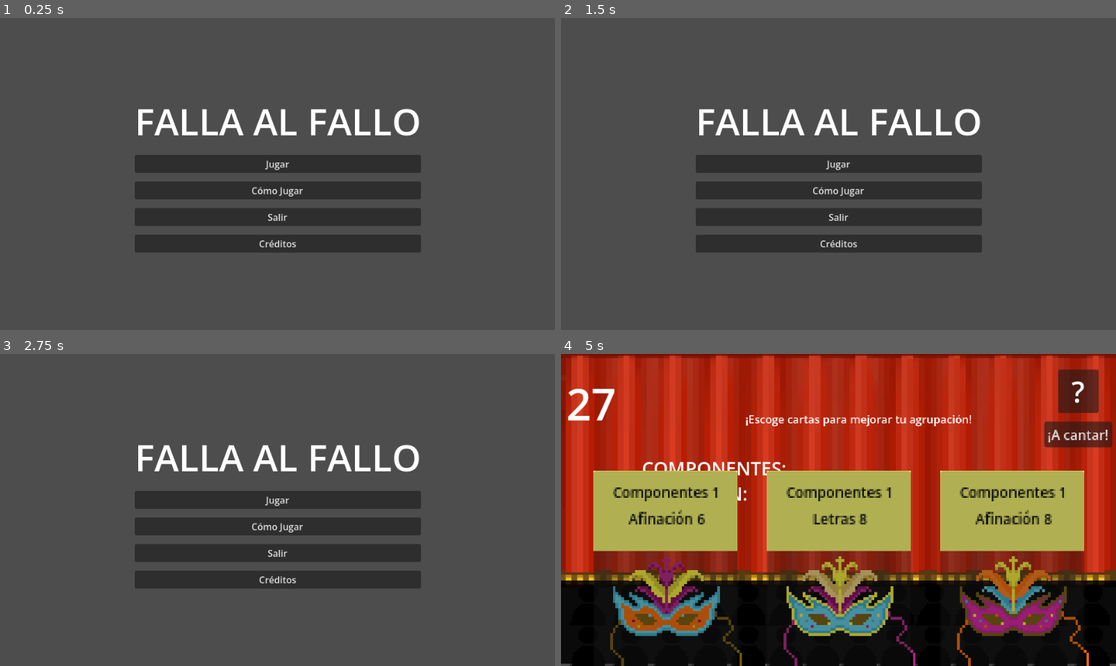
Above: before the commit, frames 1-4 (two rows, left to right).
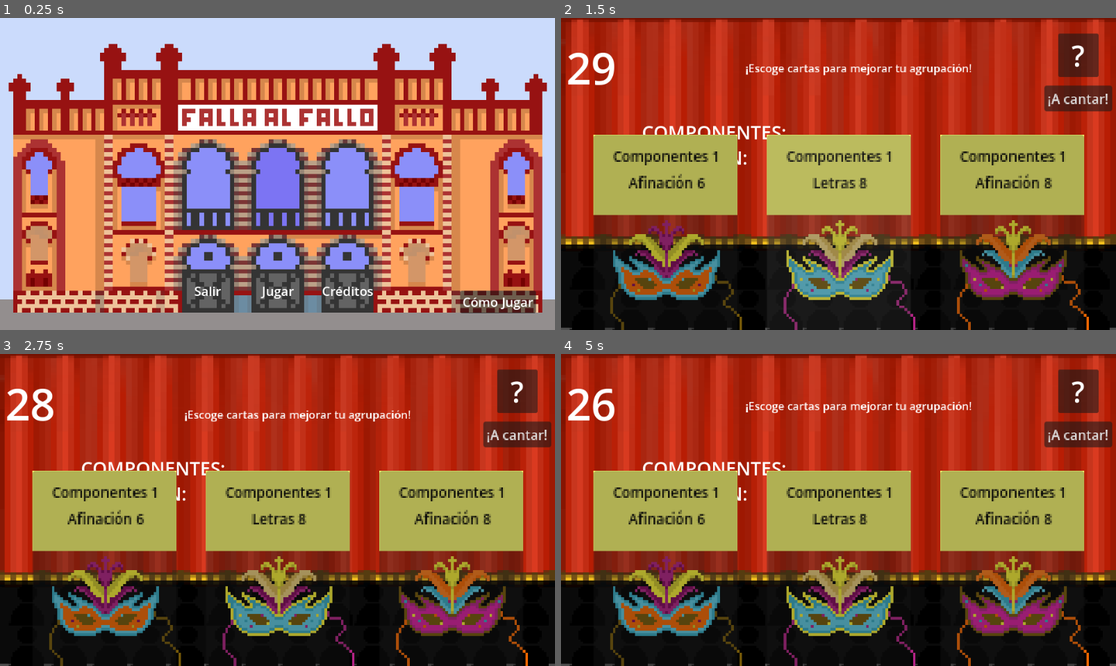
Above: after the commit, the same moments.

Repository: Sromerop0610/LosMataos
Game: Godot game, scene res://Scenes/menú_principal.tscn
Two runs of this game, one before a commit and one after it. Both use one fixed random seed, a clock stepped at 60 frames per second and the inputs below. The engine's default icon, where the game draws it, is replaced by a stand-in: a white triangle on a blue panel in a dark square.
Inputs (mouse positions are in pixels of both pictures, inside the frame that each line leads up to):
- Up to frame 1 (0.25 s): no input
- Up to frame 2 (1.5 s): click "Créditos" at 0.5 s; click (838, 292) at 1.25 s, where only the run after the commit has a clickable "Jugar"
- Up to frame 3 (2.75 s): click (105, 578) at 2.02 s
- Up to frame 4 (5 s): click (838, 500) at 2.75 s, where only the run before the commit has a clickable "Jugar"; click (666, 578) at 3.52 s; click "?" at 4.25 s

The runs differ from the first frame. In frame 1, 96% of the frame differs, in the area x 0-100%, y 0-100%; in frame 2, 100%; in frame 3, 100%; in frame 4, 1.4%.

Commit message:
Menu principal con fondo del falla

Diff:
--- a/Scenes/menú_principal.tscn
+++ b/Scenes/menú_principal.tscn
@@ -1,9 +1,7 @@
 [gd_scene format=3 uid="uid://cs8ng15wu6v6e"]
 
 [ext_resource type="Script" uid="uid://ctrn6o82pqwm4" path="res://Scripts/menú_principal.gd" id="1_tf4ic"]
-
-[sub_resource type="LabelSettings" id="LabelSettings_csqe3"]
-font_size = 64
+[ext_resource type="Texture2D" uid="uid://bqggdpbv6k7b4" path="res://Assets/Teatro_Falla.png" id="2_xcfe6"]
 
 [sub_resource type="LabelSettings" id="LabelSettings_xcfe6"]
 font_size = 18
@@ -16,6 +14,8 @@
 anchors_preset = 15
 anchor_right = 1.0
 anchor_bottom = 1.0
+offset_left = -12.0
+offset_right = -12.0
 grow_horizontal = 2
 grow_vertical = 2
 script = ExtResource("1_tf4ic")
@@ -34,29 +34,6 @@
 grow_horizontal = 2
 grow_vertical = 2
 theme_override_constants/separation = 15
-
-[node name="Label" type="Label" parent="BotonesMenu" unique_id=500840459]
-layout_mode = 2
-text = "FALLA AL FALLO"
-label_settings = SubResource("LabelSettings_csqe3")
-horizontal_alignment = 1
-vertical_alignment = 1
-
-[node name="PlayButton" type="Button" parent="BotonesMenu" unique_id=1627495329]
-layout_mode = 2
-text = "Jugar"
-
-[node name="OptionsButton" type="Button" parent="BotonesMenu" unique_id=1015501448]
-layout_mode = 2
-text = "Cómo Jugar"
-
-[node name="QuitButton" type="Button" parent="BotonesMenu" unique_id=1864546777]
-layout_mode = 2
-text = "Salir"
-
-[node name="CreditosButton" type="Button" parent="BotonesMenu" unique_id=1018915566]
-layout_mode = 2
-text = "Créditos"
 
 [node name="Creditos" type="Control" parent="." unique_id=1625181191]
 visible = false
@@ -124,7 +101,59 @@
 grow_vertical = 0
 text = "Volver al menú"
 
-[connection signal="pressed" from="BotonesMenu/PlayButton" to="." method="_on_play_button_pressed"]
-[connection signal="pressed" from="BotonesMenu/QuitButton" to="." method="_on_quit_button_pressed"]
-[connection signal="pressed" from="BotonesMenu/CreditosButton" to="." method="_on_creditos_button_pressed"]
+[node name="PlayButton" type="Button" parent="." unique_id=1627495329]
+z_index = 1
+layout_mode = 0
+offset_left = 447.0
+offset_top = 436.0
+offset_right = 538.0
+offset_bottom = 510.0
+theme_type_variation = &"FlatButton"
+theme_override_colors/font_color = Color(1, 1, 1, 1)
+theme_override_font_sizes/font_size = 22
+text = "Jugar"
+
+[node name="OptionsButton" type="Button" parent="." unique_id=1015501448]
+z_index = 1
+layout_mode = 0
+offset_left = 808.0
+offset_top = 472.0
+offset_right = 939.0
+offset_bottom = 511.0
+theme_override_colors/font_color = Color(1, 1, 1, 1)
+theme_override_font_sizes/font_size = 22
+text = "Cómo Jugar"
+
+[node name="QuitButton" type="Button" parent="." unique_id=1864546777]
+z_index = 1
+layout_mode = 0
+offset_left = 327.0
+offset_top = 435.0
+offset_right = 417.0
+offset_bottom = 510.0
+theme_type_variation = &"FlatButton"
+theme_override_colors/font_color = Color(1, 1, 1, 1)
+theme_override_font_sizes/font_size = 22
+text = "Salir"
+
+[node name="CreditosButton" type="Button" parent="." unique_id=1018915566]
+z_index = 1
+layout_mode = 0
+offset_left = 565.0
+offset_top = 436.0
+offset_right = 662.0
+offset_bottom = 510.0
+theme_type_variation = &"FlatButton"
+theme_override_colors/font_color = Color(1, 1, 1, 1)
+theme_override_font_sizes/font_size = 22
+text = "Créditos"
+
+[node name="TeatroFalla" type="Sprite2D" parent="." unique_id=2032541287]
+position = Vector2(492.5, 270)
+scale = Vector2(7.5078125, 7.5)
+texture = ExtResource("2_xcfe6")
+
 [connection signal="pressed" from="Creditos/Volver" to="." method="_on_volver_pressed"]
+[connection signal="pressed" from="PlayButton" to="." method="_on_play_button_pressed"]
+[connection signal="pressed" from="QuitButton" to="." method="_on_quit_button_pressed"]
+[connection signal="pressed" from="CreditosButton" to="." method="_on_creditos_button_pressed"]
Binary file added: Assets/Teatro_Falla.png
Not shown, added: Assets/Teatro_Falla.png.import
